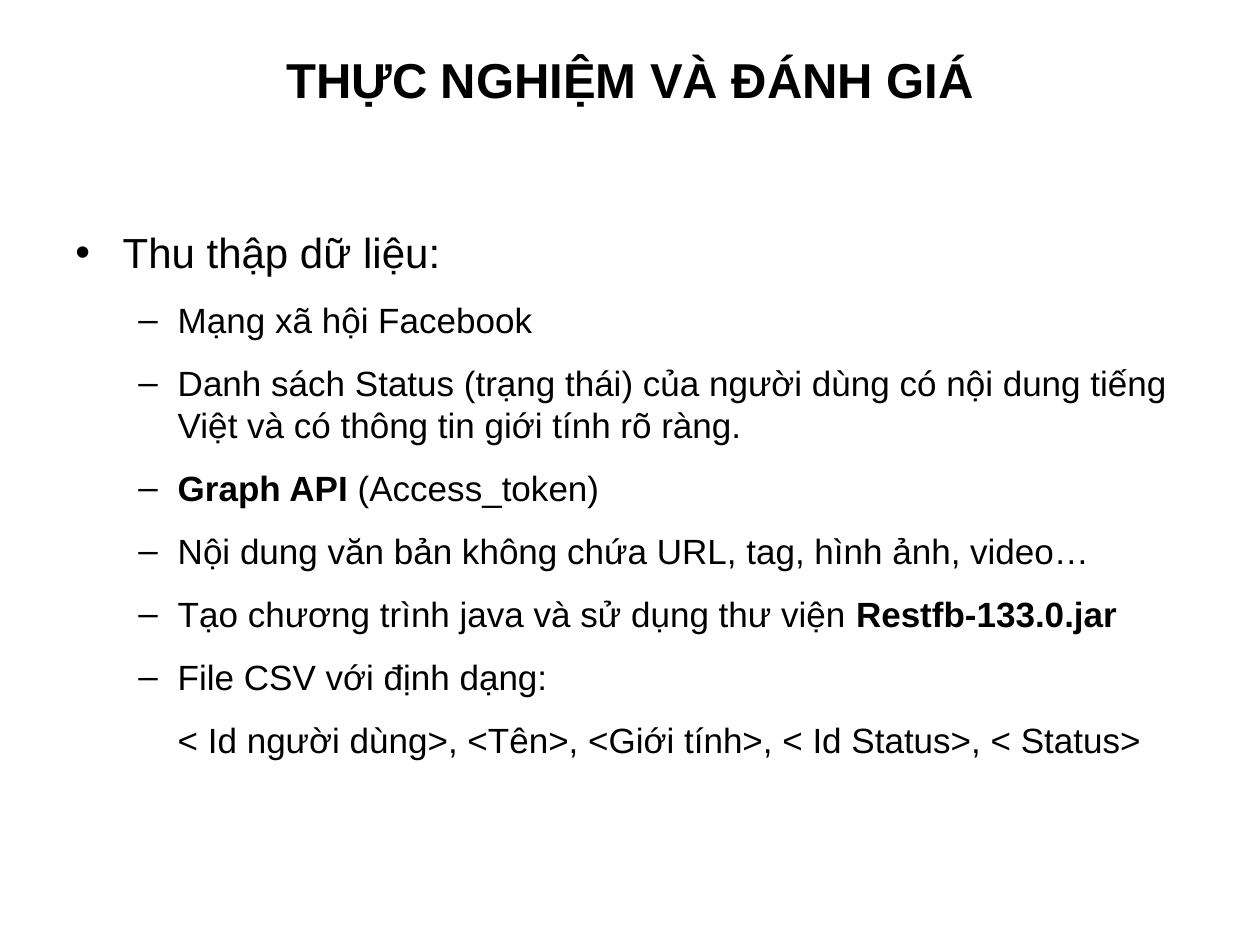
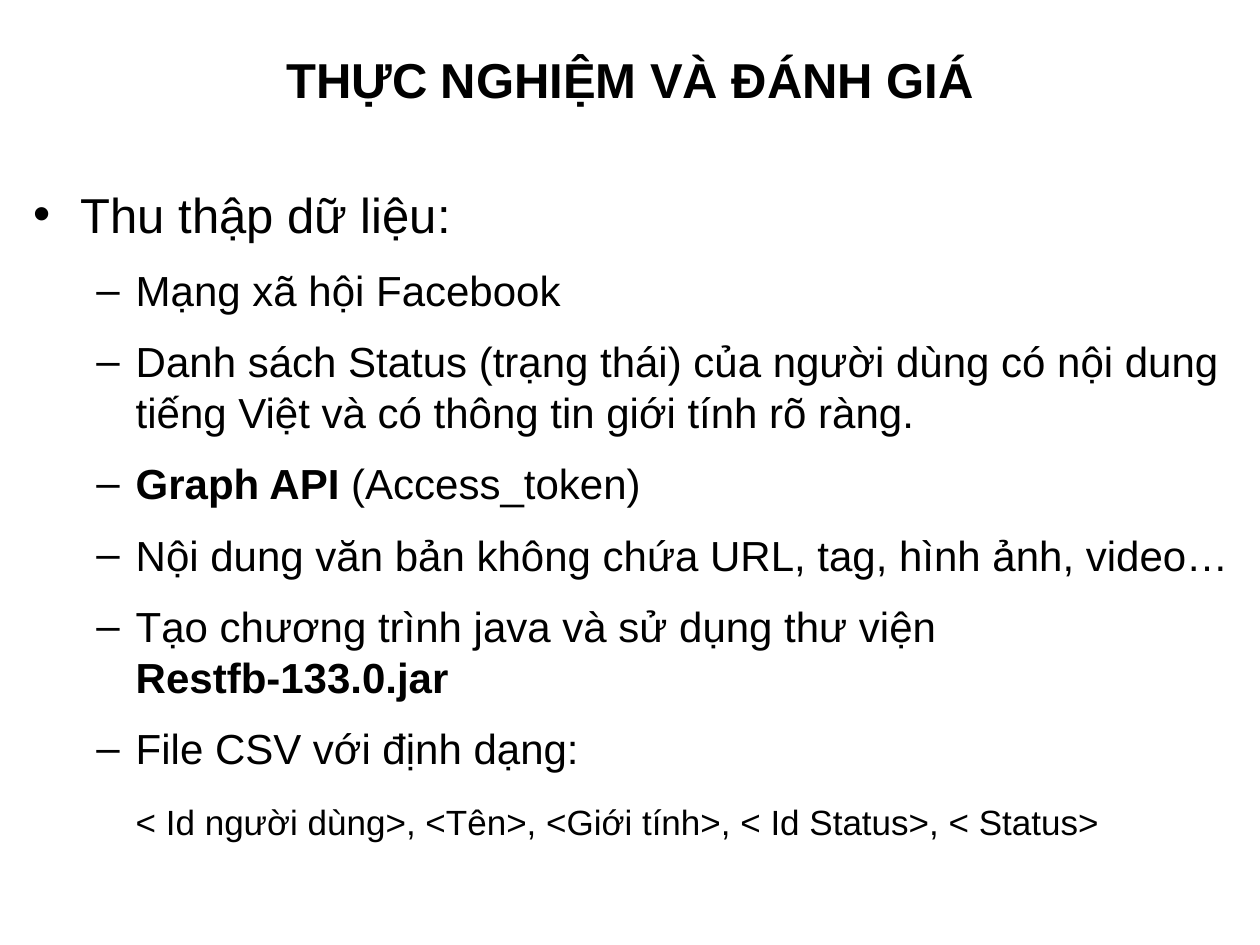
Before and after one commit to truonghaibg/thesis, a slide deck: slide 9 of tchai/Slide_LuanVan_TruongCongHai.ppt. Drawn at 1260x945 pixels with LibreOffice and Linux fonts; fonts in the diff are those of the drawing; background and template pictures are left out. Boxes give left, top, right and bottom in pixels: in the first picture for what was removed or moved away, otherwise in the second. Text is boxed around its words. In the diff, an @@ line names an element or a change of style, - is before the commit and + after.

```diff
--- a/tchai/Slide_LuanVan_TruongCongHai.ppt
+++ b/tchai/Slide_LuanVan_TruongCongHai.ppt
@@ text "Thu thập dữ liệu:" moved from (x1=123, y1=237, x2=1166, y2=760) to (x1=81, y1=197, x2=1228, y2=842) @@
@@ text at (x1=81, y1=197, x2=1228, y2=772): size 24 to 28 pt in "Thu thập dữ liệu:"; size 20 to 24 pt in "Mạng xã hội Facebook", "Danh sách Status (trạng thái) của người ...", "Graph API (Access_token)", "Nội dung văn bản không chứa URL, ..." and 2 more places @@
```
Also in this commit, not shown: 13 other slides changed, 1 slide added, 1 slide removed.
